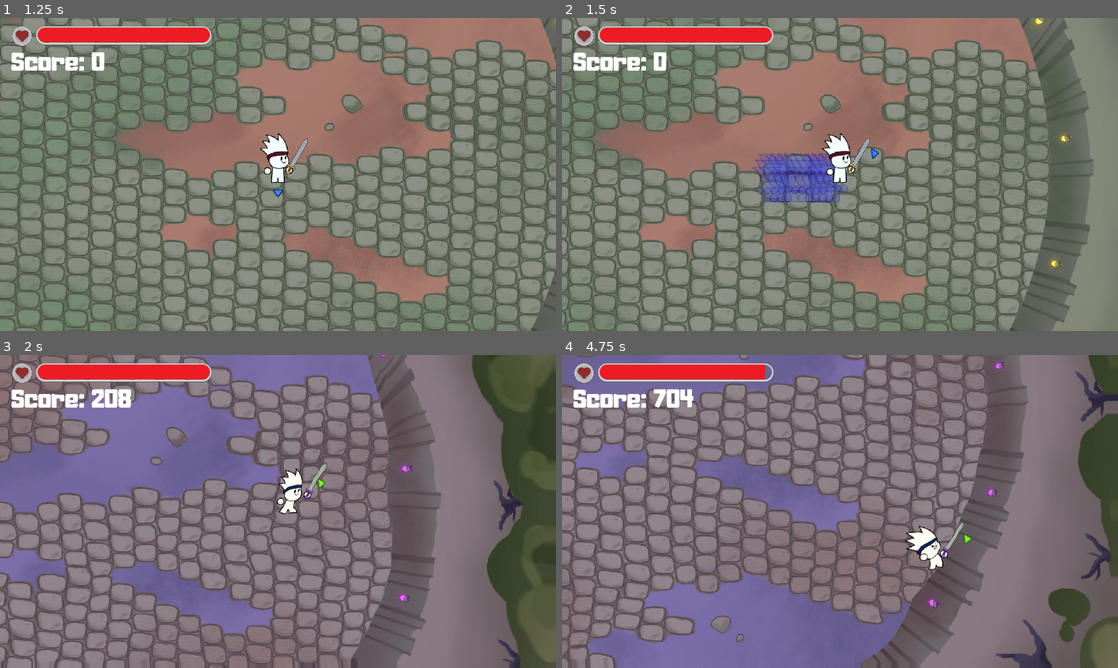
Above: before the commit, frames 1-4 (two rows, left to right).
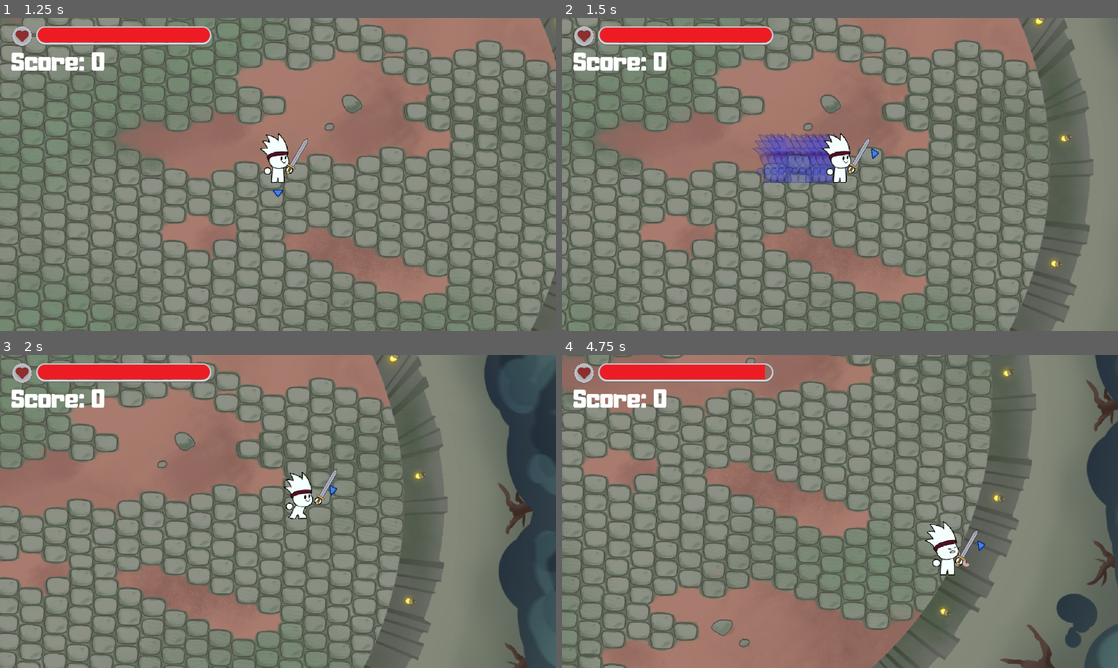
Above: after the commit, the same moments.

Repository: freddder/GMTK_Jam_2024
Game: Godot game, scene res://scenes/main_menu.tscn
The game is run twice, just before and just after one commit, with the same random seed, the same clock (stepped at 60 frames per second) and the same inputs. Sound files missing from this copy of the repository are replaced by a short silence.
Inputs (mouse positions are in pixels of both pictures, inside the frame that each line leads up to):
- Up to frame 1 (1.25 s): click "Play" at 0.5 s
- Up to frame 2 (1.5 s): move the mouse to (962, 158) at 1.27 s; hold D (move_right) from 1.28 s (still down); hold Shift (dash) from 1.28 s (still down)
- Up to frame 3 (2 s): keep holding D (move_right); keep holding Shift (dash); tap ` (wipe, bound only before the commit) at 1.55 s
- Up to frame 4 (4.75 s): move the mouse to (728, 527) at 2.02 s; release D (move_right) at 2.03 s; release Shift (dash) at 2.03 s; hold S (move_down) 2.03-2.78 s; tap ` (wipe, bound only before the commit) at 2.1, 3.05 s; tap Shift (dash) at 2.3, 3.8 s; move the mouse to (895, 442) at 2.77 s; hold D (move_right) 2.78-3.53 s; hold Shift (dash) 2.78-3.53 s; move the mouse to (812, 574) at 3.52 s; hold W (move_up) 3.53-4.28 s; tap Space (heavy_attack) at 3.6 s; move the mouse to (1006, 558) at 4.27 s; hold A (move_left) from 4.28 s (still down); hold ` (wipe, bound only before the commit) from 4.28 s (still down); click (1006, 558) at 4.35 s

Frame 1 is identical in both runs. In frame 2, 2.2% of the frame differs, in the area x 34-52%, y 36-59%; in frame 3, 58%, in the area x 0-100%, y 0-100%; in frame 4, 56%.

Commit message:
haste pickup, refactor weapon charging

Diff:
--- a/project.godot
+++ b/project.godot
@@ -82,9 +82,9 @@
 "events": [Object(InputEventKey,"resource_local_to_scene":false,"resource_name":"","device":-1,"window_id":0,"alt_press …(195 unchanged characters)…
 ]
 }
-wipe={
+debug={
 "deadzone": 0.5,
-"events": [Object(InputEventKey,"resource_local_to_scene":fa …(140 unchanged characters)… d":false,"keycode":0,"physical_keycode":96,"key_label":0,"unicode":96,"location":0,"echo":false,"script":null)
+"events": [Object(InputEventKey,"resource_local_to_scene":fa …(140 unchanged characters)… d":false,"keycode":0,"physical_keycode":4194351,"key_label":0,"unicode":0,"location":0,"echo":false,"script":null)
 ]
 }
 
--- a/scenes/enemy.tscn
+++ b/scenes/enemy.tscn
@@ -360,6 +360,7 @@
 collision_layer = 4
 collision_mask = 3
 script = ExtResource("1_fhxv7")
+pickup_drop_chance = 15.0
 colors = Array[Gradient]([SubResource("Gradient_4luk5"), SubResource("Gradient_3y5ig"), SubResource("Gradient_pw3nv")])
 hit_sounds = Array[AudioStream]([ExtResource("2_dym8l"), ExtResource("3_uyugu"), ExtResource("6_pgywe")])
 death_sounds = Array[AudioStream]([ExtResource("2_dym8l"), ExtResource("5_v5y3h"), null])
--- a/scenes/main_level.tscn
+++ b/scenes/main_level.tscn
@@ -8,6 +8,19 @@
 
 [node name="MainLevel" type="Node"]
 script = ExtResource("1_opo1r")
+
+[node name="ColorRect" type="ColorRect" parent="."]
+anchors_preset = 15
+anchor_right = 1.0
+anchor_bottom = 1.0
+offset_left = -3117.0
+offset_top = -1765.0
+offset_right = -3117.0
+offset_bottom = -1765.0
+grow_horizontal = 2
+grow_vertical = 2
+scale = Vector2(5, 5)
+color = Color(0.203922, 0.262745, 0.290196, 1)
 
 [node name="ArenaBackground" type="Sprite2D" parent="."]
 texture = ExtResource("2_2uvne")
--- a/scenes/pickup.tscn
+++ b/scenes/pickup.tscn
@@ -4,8 +4,8 @@
 
 [sub_resource type="Gradient" id="Gradient_ogqcc"]
 interpolation_mode = 1
-offsets = PackedFloat32Array(0, 0.754386, 1)
-colors = PackedColorArray(1, 0, 0, 1, 0.453125, 0, 1, 1, 1, 1, 1, 1)
+offsets = PackedFloat32Array(0, 0.408521, 0.691729)
+colors = PackedColorArray(1, 0, 0, 1, 0.453125, 0, 1, 1, 0.214844, 0.815979, 1, 1)
 
 [sub_resource type="CircleShape2D" id="CircleShape2D_saqou"]
 radius = 20.0
--- a/scenes/player.tscn
+++ b/scenes/player.tscn
@@ -938,4 +938,11 @@
 
 [node name="DashMotionTrailTimer" type="Timer" parent="."]
 
+[node name="HasteTimer" type="Timer" parent="."]
+one_shot = true
+
+[node name="HasteTrailTimer" type="Timer" parent="."]
+
 [connection signal="timeout" from="DashMotionTrailTimer" to="." method="_on_dash_motion_trail_timer_timeout"]
+[connection signal="timeout" from="HasteTimer" to="." method="_on_haste_timer_timeout"]
+[connection signal="timeout" from="HasteTrailTimer" to="." method="_on_haste_trail_timer_timeout"]
--- a/scripts/pickup.gd
+++ b/scripts/pickup.gd
@@ -4,12 +4,14 @@
 enum Type {
 	Heal,
 	Wipe,
+	Haste,
 	Invalid, # Always leave invalid as last
 }
 
 @export var drop_chances: Gradient
 @export var heal_icon: Texture2D = preload("res://content/sprites/pickups/pickup_heal.png")
 @export var wipe_icon: Texture2D = preload("res://content/sprites/pickups/pickup_wipe.png")
+@export var haste_icon: Texture2D = preload("res://content/sprites/pickups/pickup_haste.png")
 
 @onready var player: PlayerCharacter = get_tree().get_first_node_in_group("player")
 
@@ -24,6 +26,7 @@
 	match type:
 		Type.Heal: $Sprite2D.set_texture(heal_icon)
 		Type.Wipe: $Sprite2D.set_texture(wipe_icon)
+		Type.Haste: $Sprite2D.set_texture(haste_icon)
 
 	modulate = Color.TRANSPARENT
 	var tween := get_tree().create_tween()
--- a/scripts/player.gd
+++ b/scripts/player.gd
@@ -19,6 +19,7 @@
 
 @export var default_walk_speed: float = 300.0
 @export var default_camera_zoom := Vector2(1.2, 1.2)
+@export var min_camera_zoom := Vector2(0.7, 0.7)
 @export var knockback_limit: float = 1000.0
 @export var default_health: float = 100.0
 @export var camera_offset_distance_from_arena_bounds: float = 250.0
@@ -45,9 +46,10 @@
 @export var default_ground_pound_cooldown: float = 2.0
 
 @export_category("Charge")
-@export var charge_speed: float = 1.0
-@export var charge_exp: float = 0.6
+@export var charge_speed: float = 0.2
 @export var charge_delay: float = 0.5
+@export var charge_boost_power: float = 1.3
+@export var seconds_for_charge_boost: float = 10.0
 
 @export_category("Dash")
 @export var default_dash_duration: float = 0.3
@@ -55,9 +57,21 @@
 @export var default_dash_cooldown: float = 0.4
 @export var dash_motion_trail_copy_lifespan: float = 0.2
 @export var dash_motion_trail_creation_cooldown: float = 0.02
+@export var dash_motion_trail_color := Color(0.0, 0.0, 0.8, 0.3)
+@export var dash_motion_trail_mix_color: float = 0.7
 
 @export_category("Camera Shake")
 @export var shake_scale_rate: float = 500.0
+@export var shake_scale_delay: float = 3.0
+
+@export_category("Haste")
+@export var haste_duration: float = 10.0
+@export var haste_move_speed_multiplier : float = 1.6
+@export var haste_dash_speed_multiplier: float = 1.6
+@export var haste_charge_speed_multiplier: float = 2.0
+@export var haste_motion_trail_creation_cooldown: float = 0.06
+@export var haste_motion_trail_color := Color(0.0, 0.78, 0.8, 0.3)
+@export var haste_motion_trail_mix_color: float = 0.7
 
 @onready var noise_rand := RandomNumberGenerator.new()
 @onready var game_hud := get_parent().find_child("GameHUD") as GameHUD
@@ -75,6 +89,7 @@
 var attack_area_arc_segments: float = 0.0
 
 var health := default_health
+var _charge_power: float = 0.0
 var last_non_zero_movement_direction := Vector2.ZERO
 var pending_knockback_forces: Array[Vector2]
 
@@ -107,7 +122,8 @@
 
 func handle_regular_movement(delta: float) -> void:
 	var move_direction := Input.get_vector("move_left", "move_right", "move_up", "move_down")
-	var walk_speed := default_walk_speed
+	var walk_speed_multiplier := haste_move_speed_multiplier if is_haste_active() else 1.0
+	var walk_speed := default_walk_speed * walk_speed_multiplier
 	var velocity := move_direction * walk_speed * delta
 	position += velocity
 
@@ -126,7 +142,9 @@
 		on_dash_finished()
 		return false
 
-	position += dash_direction * default_dash_speed * delta
+	var dash_speed_multiplier := haste_move_speed_multiplier if is_haste_active() else 1.0
+	var dash_speed := default_dash_speed * dash_speed_multiplier
+	position += dash_direction * dash_speed * delta
 	return true
 
 
@@ -317,9 +335,23 @@
 
 	if is_charging_attack():
 		var zoom_power := get_charge_power() - 1.0
-		var additional_zoom := log(zoom_power * 0.2 + 1.0) / log(5.0)
+		var additional_zoom := log(zoom_power * 0.2 + 1.0) / log(10.0)
 		var camera_zoom := default_camera_zoom - Vector2(additional_zoom, additional_zoom)
 		set_camera_zoom(camera_zoom, 0.0)
+
+
+func handle_charging(delta: float) -> void:
+	if not is_charging_attack():
+		_charge_power = 1.0
+
+	if not is_charge_post_delay():
+		return
+
+	# Haste buff
+	var charge_speed_multiplier := haste_charge_speed_multiplier if is_haste_active() else 1.0
+
+	var additional_charge := charge_speed * charge_speed_multiplier
+	_charge_power += additional_charge * delta
 
 
 func handle_interpolated_charging(delta: float) -> void:
@@ -359,7 +391,8 @@
 	var target_point := minf(max_distance_from_centre, distance_from_center) * direction
 	$Camera2D.offset = target_point - $Camera2D.global_position
 
-	if get_charging_time_seconds() < 3.0: return
+	if shake_scale_delay > get_charging_time_seconds():
+		return
 
 	shake_strength = lerpf(0.0, interpolated_power, shake_scale_rate * delta)
 	if is_attack_animation_ongoing and interpolated_power > 1.0:
@@ -373,6 +406,7 @@
 
 
 func _process(delta: float) -> void:
+	handle_charging(delta)
 	handle_interpolated_charging(delta)
 	handle_camera_view(delta)
 	handle_charging_visual_effects()
@@ -381,10 +415,14 @@
 		handle_attack_zone()
 		handle_charging_sound()
 		handle_animation_side()
+
 	handle_sprite_opacity()
 
 
 func set_camera_zoom(zoom: Vector2, duration: float = 0.2) -> void:
+	zoom.x = max(zoom.x, min_camera_zoom.x)
+	zoom.y = max(zoom.y, min_camera_zoom.y)
+
 	if duration > 0.0:
 		var tween := get_tree().create_tween()
 		tween.tween_property($Camera2D, "zoom", zoom, duration)
@@ -619,8 +657,8 @@
 		if event.is_action_pressed("dash"):
 			handle_dash_input(event)
 
-	if event.is_action_pressed("wipe"):
-		wipe_enemies()
+	if event.is_action_pressed("debug"):
+		activate_haste()
 
 
 func is_playing_attack_finish_animation() -> bool:
@@ -637,14 +675,25 @@
 	return charging_attack_type != AttackType.Invalid
 
 
+func is_charge_post_delay() -> bool:
+	return get_charging_time_seconds() > charge_delay
+
+
 func get_charge_power() -> float:
-	var charge_power: float = 1.0
-
-	var charge_time := get_charging_time_seconds()
-	if charge_time > charge_delay:
-		charge_power *= pow(get_charging_time_seconds() * charge_speed, charge_exp)
-
-	return maxf(1.0, charge_power)
+	var additional_power: float = 0.0
+
+	var charging_time := get_charging_time_seconds()
+	if charging_time >= seconds_for_charge_boost:
+		var base := charging_time - seconds_for_charge_boost
+		additional_power = pow(base, charge_boost_power)
+
+	# This should make the beginning of the charge be a little bit faster
+	var warm_up: float = clamp(log(get_charging_time_seconds() + 1) * 0.1, 0.0, 0.4)
+	additional_power += warm_up
+	print(warm_up)
+
+	#	print(_charge_power, " ", additional_power)
+	return _charge_power + additional_power
 
 
 func get_charging_time_seconds() -> float:
@@ -694,14 +743,11 @@
 func set_health(_health: float) -> void:
 	health = clampf(_health, 0.0, default_health)
 	health_changed.emit()
-	print("Player health: ", health)
 	if health <= 0:
 		die()
 
 
 func die() -> void:
-	Events.on_player_death.emit()
-
 	# Don't play any knockback since we're dead
 	pending_knockback_forces.clear()
 
@@ -709,8 +755,12 @@
 	collision_mask = 0
 	collision_layer = 0
 
+	$HasteTimer.stop()
+
 	# Drop any charging attack
 	clear_attack_data()
+
+	Events.on_player_death.emit()
 
 	$DeathSFX.play()
 
@@ -734,20 +784,21 @@
 	return is_alive() and is_dashing
 
 
-func create_motion_trail_copy() -> void:
+func create_motion_trail_copy(color: Color, mix_color: float) -> void:
 	var sprite: Sprite2D = Sprite2D.new()
 	sprite.texture = $AnimatedSprite2D.sprite_frames.get_frame_texture(
 		$AnimatedSprite2D.animation, $AnimatedSprite2D.frame)
 
 	var shader: ShaderMaterial = $AnimatedSprite2D.material.duplicate()
-	shader.set_shader_parameter("opacity", 0.3)
-	shader.set_shader_parameter("r", 0.0)
-	shader.set_shader_parameter("g", 0.0)
-	shader.set_shader_parameter("b", 0.8)
-	shader.set_shader_parameter("mix_color", 0.7)
+	shader.set_shader_parameter("r", color.r)
+	shader.set_shader_parameter("g", color.g)
+	shader.set_shader_parameter("b", color.b)
+	shader.set_shader_parameter("opacity", color.a)
+	shader.set_shader_parameter("mix_color", mix_color)
 	sprite.material = shader
 
-	sprite.global_position = global_position
+	sprite.global_position = $AnimatedSprite2D.global_position
+	sprite.flip_h = $AnimatedSprite2D.flip_h
 	sprite.z_index = z_index - 1
 
 	get_parent().add_child(sprite)
@@ -756,13 +807,14 @@
 
 
 func _on_dash_motion_trail_timer_timeout() -> void:
-	create_motion_trail_copy()
+	create_motion_trail_copy(dash_motion_trail_color, dash_motion_trail_mix_color)
 
 
 func activate_pickup(pickup: Pickup) -> void:
 	match pickup.type:
 		Pickup.Type.Heal: use_heal_pickup()
 		Pickup.Type.Wipe: wipe_enemies()
+		Pickup.Type.Haste: activate_haste()
 
 	pickup.queue_free()
 
@@ -776,3 +828,20 @@
 	var wipe_area_scene: PackedScene = load("res://scenes/wipe_area.tscn")
 	var wipe_area := wipe_area_scene.instantiate()
 	add_child(wipe_area)
+
+
+func activate_haste() -> void:
+	$HasteTimer.start(haste_duration)
+	$HasteTrailTimer.start(haste_motion_trail_creation_cooldown)
+
+
+func is_haste_active() -> bool:
+	return not $HasteTimer.is_stopped()
+
+
+func _on_haste_timer_timeout() -> void:
+	$HasteTrailTimer.stop()
+
+
+func _on_haste_trail_timer_timeout() -> void:
+	create_motion_trail_copy(haste_motion_trail_color, haste_motion_trail_mix_color)
Binary file added: content/sprites/pickups/pickup_haste.png
Not shown, added: content/sprites/pickups/pickup_haste.png.import
